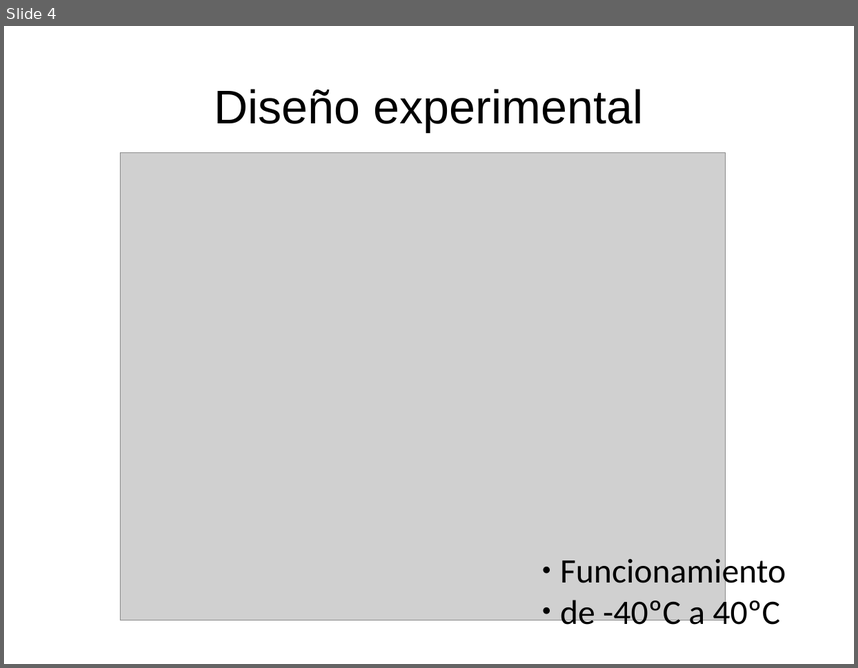
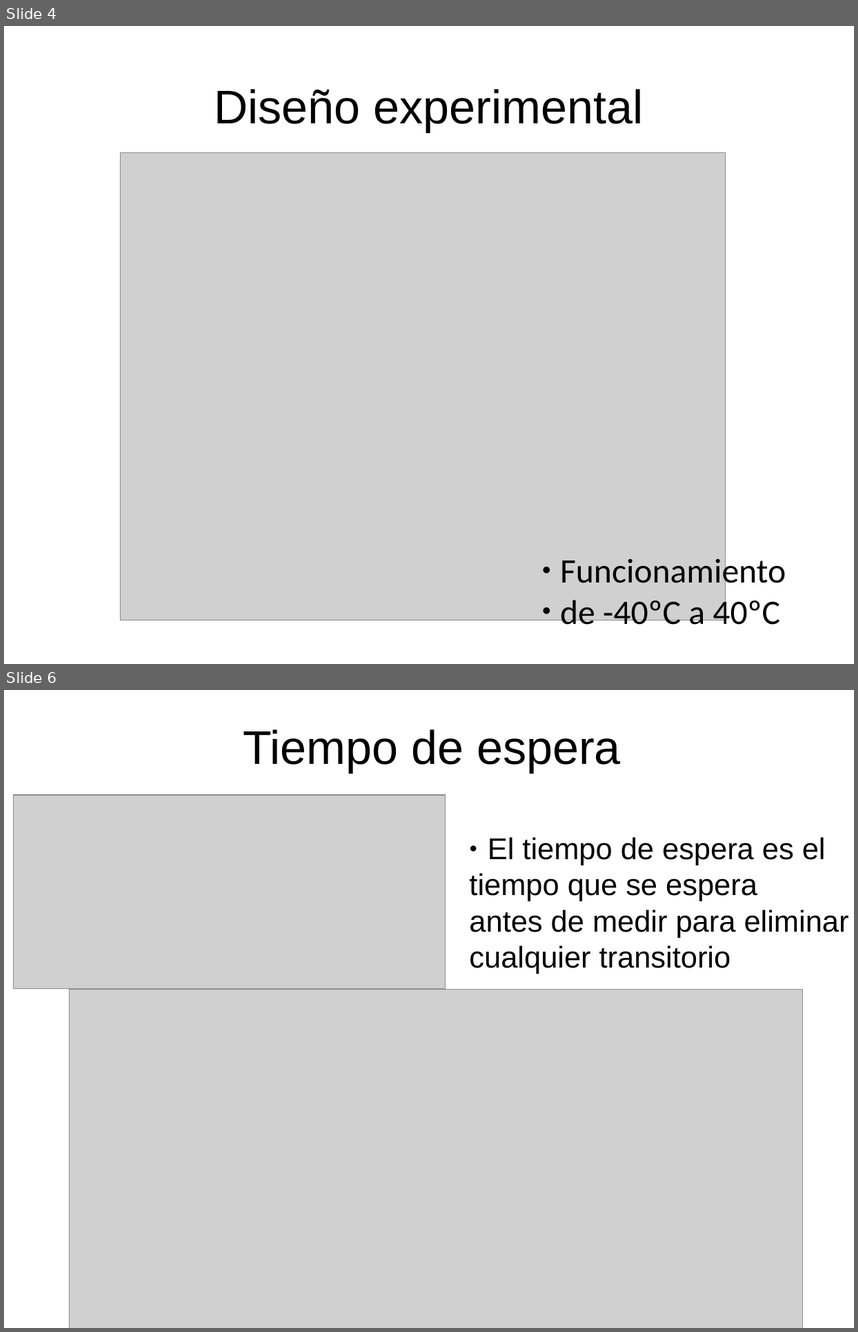
Before and after one commit to labosat/Labo-7, a slide deck: Charla Avance Labo7.odp. Shown one above the other, each under a label of ours: slide 4 before the commit, slides 4 and 6 after it; the slides between them are not shown. The pictures are 858x668 and 858x1332 pixels, drawn with LibreOffice and Linux fonts; fonts in the diff are those of the drawing; grey boxes stand for pictures. Boxes give left, top, right and bottom in pixels: in the first picture for what was removed or moved away, otherwise in the second. Text is boxed around its words. In the diff, an @@ line names an element or a change of style, - is before the commit and + after.

```diff
--- a/Charla Avance Labo7.odp
+++ b/Charla Avance Labo7.odp
@@ slide 6 added at bbox=[4, 690, 854, 1328], background #FFFFFF @@
@@ text added at bbox=[243, 729, 621, 773], 44 pt, text #000000 @@
+Tiempo de espera
@@ picture added at bbox=[13, 795, 445, 989] @@
@@ text added at bbox=[469, 837, 849, 974], 28 pt, text #000000 @@
+● El tiempo de espera es el
+tiempo que se espera
+antes de medir para eliminar
+cualquier transitorio
@@ picture added at bbox=[70, 989, 803, 1328] @@
```
Also in this commit, not shown: 1 slide changed, 2 other slides added, 1 slide removed, 14 other files.
